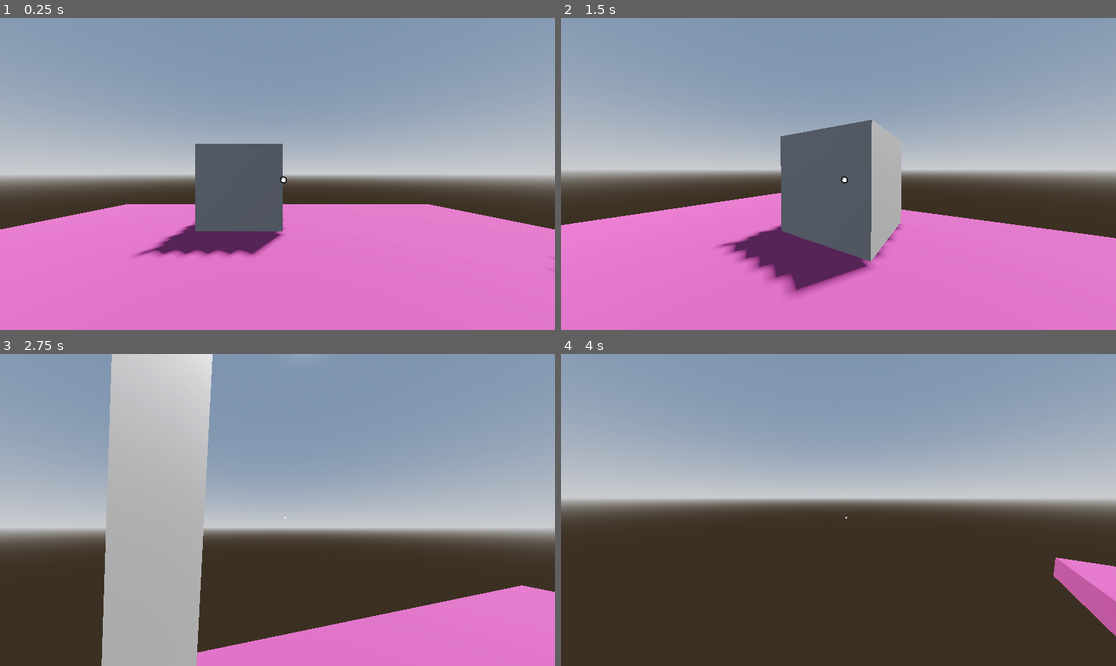
Above: before the commit, frames 1-4 (two rows, left to right).
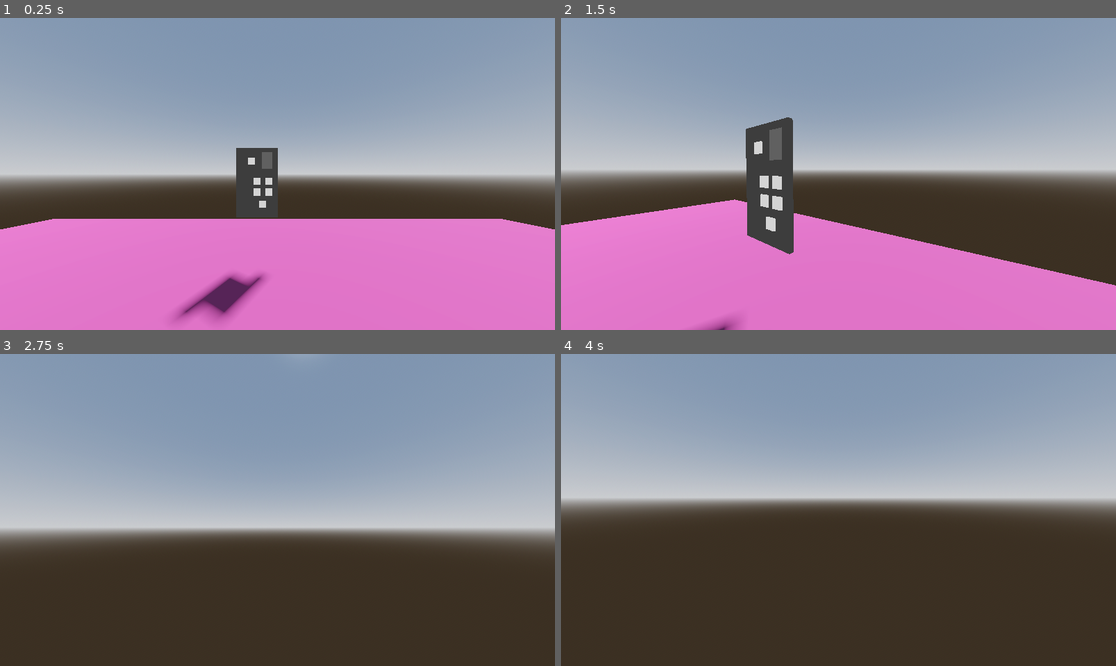
Above: after the commit, the same moments.

Repository: Floorban/Jam-with-Tatti
Game: Godot game, scene res://game/level/player_test_ground.tscn
Two runs of this game, one before a commit and one after it. Both use one fixed random seed, a clock stepped at 60 frames per second and the inputs below.
Inputs (mouse positions are in pixels of both pictures, inside the frame that each line leads up to):
- Up to frame 1 (0.25 s): no input
- Up to frame 2 (1.5 s): tap Enter at 0.5 s; move the mouse to (866, 174) at 0.52 s; press the mouse at (866, 174) at 0.53 s; hold W (forward) from 0.53 s (still down); right-click (866, 174) at 0.8 s; move the mouse to (810, 174) at 1.27 s; release the mouse at (810, 174) at 1.28 s; right-click (810, 174) at 1.35 s
- Up to frame 3 (2.75 s): keep holding W (forward); click (249, 510) at 1.55 s; move the mouse to (288, 503) at 2.02 s; press the mouse at (288, 503) at 2.03 s; right-click (288, 503) at 2.3 s
- Up to frame 4 (4 s): keep holding W (forward); move the mouse to (832, 516) at 2.77 s; release the mouse at (832, 516) at 2.78 s; right-click (832, 516) at 2.85 s; click (832, 516) at 3.05 s; tap Space at 3.5 s; move the mouse to (877, 513) at 3.52 s; press the mouse at (877, 513) at 3.53 s; right-click (877, 513) at 3.8 s

The runs differ from the first frame. In frame 1, 9.5% of the frame differs, in the area x 10-90%, y 40-97%; in frame 2, 17%; in frame 3, 26%, in the area x 18-100%, y 0-100%; in frame 4, 1.6%.

Commit message:
elevator

Diff:
--- /dev/null
+++ b/game/elevator/elevator_button.gd
@@ -0,0 +1,13 @@
+class_name ElavatorButton extends Area3D
+
+# Called when the node enters the scene tree for the first time.
+func _ready() -> void:
+	pass # Replace with function body.
+
+
+# Called every frame. 'delta' is the elapsed time since the previous frame.
+func _process(delta: float) -> void:
+	pass
+
+func on_pressed() -> void:
+	print("pp")
--- /dev/null
+++ b/game/elevator/elevator_controller.gd
@@ -0,0 +1,46 @@
+class_name ElevatorController extends StaticBody3D
+
+const PANEL_PHYSICS_LAYER = 3
+
+@onready var interaction_component: InteractionComponent = $InteractionComponent
+@onready var elevator_camera: Camera3D = $ElevatorCamera
+
+var player: Player
+var controlling := false
+
+func _ready() -> void:
+	interaction_component.interact = Callable(self, "_on_open")
+
+func _on_open(interactor: Player) -> void:
+	if controlling:
+		return
+	player = interactor
+	set_elevator_control_state(true)
+
+func set_elevator_control_state(controlled) -> void:
+	controlling = controlled
+	player.set_player_input(controlled)
+	if controlled: CameraTransition.transition_camera3D(player.camera_controller.player_camera, elevator_camera, 0.4)
+	else: CameraTransition.transition_camera3D(elevator_camera, player.camera_controller.player_camera, 0.2)
+
+func _process(delta: float) -> void:
+	if controlling and player.get_movement_dir() != Vector3.ZERO:
+		set_elevator_control_state(false)
+
+func _physics_process(_delta: float) -> void:
+	if not controlling:
+		return
+	var cam := get_viewport().get_camera_3d()
+	var mouse_pos := get_viewport().get_mouse_position()
+	var ray_start : Vector3 = cam.project_ray_origin(mouse_pos)
+	var dir : Vector3 = cam.project_ray_normal(mouse_pos)
+
+	var space_state = get_world_3d().direct_space_state
+	var p := PhysicsRayQueryParameters3D.create(ray_start, ray_start + dir * 10)
+	p.collision_mask = 1 << PANEL_PHYSICS_LAYER - 1
+	var result := space_state.intersect_ray(p)
+	if result:
+		var btn : ElavatorButton = result.collider
+		if btn: btn.on_pressed()
+		#var col : CollisionShape3D = collider.get_node_or_null("CollisionShape")
+		#ghost_mesh.global_transform = col.global_transform
--- /dev/null
+++ b/game/elevator/elevator_controller.tscn
@@ -0,0 +1,65 @@
+[gd_scene format=3 uid="uid://c8b2srshfhg3u"]
+
+[ext_resource type="PackedScene" uid="uid://cgilbk03wnwbc" path="res://game/interaction/InteractionComponent.tscn" id="1_msh32"]
+[ext_resource type="Script" uid="uid://cqvdgwr643m0k" path="res://game/elevator/elevator_controller.gd" id="1_ycwdn"]
+[ext_resource type="PackedScene" uid="uid://brtlmi4u6clvv" path="res://game/elevator/panel_button.tscn" id="3_02lqp"]
+
+[sub_resource type="StandardMaterial3D" id="StandardMaterial3D_02lqp"]
+shading_mode = 0
+albedo_color = Color(0.20413154, 0.20413157, 0.20413154, 1)
+
+[sub_resource type="BoxMesh" id="BoxMesh_0gx44"]
+material = SubResource("StandardMaterial3D_02lqp")
+size = Vector3(0.3, 0.5, 0.02)
+
+[sub_resource type="BoxShape3D" id="BoxShape3D_ycwdn"]
+size = Vector3(0.3, 0.5, 0.02)
+
+[sub_resource type="ViewportTexture" id="ViewportTexture_02lqp"]
+viewport_path = NodePath("SubViewport")
+
+[node name="ElevatorController" type="StaticBody3D" unique_id=418184877]
+collision_layer = 2
+collision_mask = 0
+script = ExtResource("1_ycwdn")
+
+[node name="MeshInstance3D" type="MeshInstance3D" parent="." unique_id=1376852725]
+mesh = SubResource("BoxMesh_0gx44")
+
+[node name="CollisionShape3D" type="CollisionShape3D" parent="." unique_id=2136225685]
+shape = SubResource("BoxShape3D_ycwdn")
+
+[node name="InteractionComponent" parent="." unique_id=194650918 instance=ExtResource("1_msh32")]
+
+[node name="ElevatorCamera" type="Camera3D" parent="." unique_id=272235360]
+transform = Transform3D(1, 0, 0, 0, 1, 0, 0, 0, 1, 0, 0.0066376626, 0.13645685)
+fov = 120.0
+
+[node name="Screen" type="Sprite3D" parent="." unique_id=1646434819]
+transform = Transform3D(1, 0, 0, 0, 1, 0, 0, 0, 1, 0.07319195, 0.15920421, 0.010028303)
+texture = SubResource("ViewportTexture_02lqp")
+
+[node name="SubViewport" type="SubViewport" parent="." unique_id=1002214222]
+size = Vector2i(8, 12)
+
+[node name="FloorButtons" type="Node3D" parent="." unique_id=1169897637]
+
+[node name="PanelButton1" parent="FloorButtons" unique_id=910825982 instance=ExtResource("3_02lqp")]
+transform = Transform3D(1, 0, 0, 0, 1, 0, 0, 0, 1, 0.0010016635, -0.06706669, 0.013151169)
+
+[node name="PanelButton2" parent="FloorButtons" unique_id=1292482782 instance=ExtResource("3_02lqp")]
+transform = Transform3D(1, 0, 0, 0, 1, 0, 0, 0, 1, 0.08642519, -0.06706669, 0.013151169)
+
+[node name="PanelButton3" parent="FloorButtons" unique_id=1696228605 instance=ExtResource("3_02lqp")]
+transform = Transform3D(1, 0, 0, 0, 1, 0, 0, 0, 1, 0.0010016635, 0.012037396, 0.013151169)
+
+[node name="PanelButton4" parent="FloorButtons" unique_id=51510330 instance=ExtResource("3_02lqp")]
+transform = Transform3D(1, 0, 0, 0, 1, 0, 0, 0, 1, 0.08642519, 0.012037396, 0.013151169)
+
+[node name="ActionButtons" type="Node3D" parent="." unique_id=1657357019]
+
+[node name="PanelButton1" parent="ActionButtons" unique_id=1739280143 instance=ExtResource("3_02lqp")]
+transform = Transform3D(1, 0, 0, 0, 1, 0, 0, 0, 1, -0.038784675, 0.15414539, 0.013151169)
+
+[node name="PanelButton2" parent="ActionButtons" unique_id=1556346262 instance=ExtResource("3_02lqp")]
+transform = Transform3D(1, 0, 0, 0, 1, 0, 0, 0, 1, 0.04186452, -0.15618816, 0.013151169)
--- /dev/null
+++ b/game/elevator/panel_button.tscn
@@ -0,0 +1,27 @@
+[gd_scene format=3 uid="uid://brtlmi4u6clvv"]
+
+[ext_resource type="Script" uid="uid://5dkyn15j3t72" path="res://game/elevator/elevator_button.gd" id="1_ylqwl"]
+
+[sub_resource type="StandardMaterial3D" id="StandardMaterial3D_r8kow"]
+shading_mode = 0
+diffuse_mode = 3
+specular_mode = 1
+albedo_color = Color(0.70894563, 0.70894563, 0.7089456, 1)
+
+[sub_resource type="BoxMesh" id="BoxMesh_r8kow"]
+material = SubResource("StandardMaterial3D_r8kow")
+size = Vector3(0.05, 0.05, 0.01)
+
+[sub_resource type="BoxShape3D" id="BoxShape3D_r8kow"]
+size = Vector3(0.05, 0.05, 0.01)
+
+[node name="PanelButton" type="Area3D" unique_id=910825982]
+collision_layer = 4
+collision_mask = 0
+script = ExtResource("1_ylqwl")
+
+[node name="MeshInstance3D" type="MeshInstance3D" parent="." unique_id=720800730]
+mesh = SubResource("BoxMesh_r8kow")
+
+[node name="CollisionShape3D" type="CollisionShape3D" parent="." unique_id=1965359733]
+shape = SubResource("BoxShape3D_r8kow")
--- /dev/null
+++ b/game/global/CameraTransition.tscn
@@ -0,0 +1,8 @@
+[gd_scene format=3 uid="uid://0tvbdeg7j8ge"]
+
+[ext_resource type="Script" uid="uid://dfv6cit0skski" path="res://game/global/camera_transition.gd" id="1_cphbx"]
+
+[node name="CameraTransition" type="Node" unique_id=1350702576]
+script = ExtResource("1_cphbx")
+
+[node name="Camera3D" type="Camera3D" parent="." unique_id=1351054594]
--- /dev/null
+++ b/game/global/camera_transition.gd
@@ -0,0 +1,57 @@
+extends Node
+
+@onready var camera3D: Camera3D = $Camera3D
+@onready var tween: Tween
+
+var transition_time := 0.0
+var transition_duration := 1.0
+
+var from_camera: Camera3D
+var to_camera: Camera3D
+var transitioning: bool = false
+
+func _ready() -> void:
+	camera3D.current = false
+
+func _process(delta: float) -> void:
+	if transitioning:
+		transition_time += delta
+		var t : float = clamp(transition_time / transition_duration, 0.0, 1.0)
+		t = ease(t, 0.5)  # Optional easing
+		# Interpolate position and rotation
+		var from_transform := from_camera.global_transform
+		var to_transform := to_camera.global_transform
+		var interpolated_origin := from_transform.origin.lerp(to_transform.origin, t)
+		var interpolated_basis := from_transform.basis.slerp(to_transform.basis, t)
+		camera3D.global_transform = Transform3D(interpolated_basis, interpolated_origin)
+		# Interpolate FOV
+		camera3D.fov = lerp(from_camera.fov, to_camera.fov, t)
+		if t >= 1.0:
+			# Transition complete
+			transitioning = false
+			camera3D.current = false
+			to_camera.current = true
+
+func switch_camera(from, to) -> void:
+	from.current = false
+	to.current = true
+
+func transition_camera3D(from: Camera3D, to: Camera3D, duration: float = 1.0) -> void:
+	if transitioning:
+		return
+
+	# Store reference to both cameras
+	from_camera = from
+	to_camera = to
+	transition_duration = duration
+	transition_time = 0.0
+
+	# Initialize transition camera
+	camera3D.fov = from.fov
+	camera3D.cull_mask = from.cull_mask
+	camera3D.global_transform = from.global_transform
+	camera3D.current = true
+	to.current = false
+	from.current = false
+
+	transitioning = true
--- a/game/interaction/interactables/interactable_test_obj.tscn
+++ /dev/null
@@ -1,20 +0,0 @@
-[gd_scene format=3 uid="uid://c8b2srshfhg3u"]
-
-[ext_resource type="PackedScene" uid="uid://cgilbk03wnwbc" path="res://game/interaction/InteractionComponent.tscn" id="1_msh32"]
-
-[sub_resource type="BoxMesh" id="BoxMesh_0gx44"]
-
-[sub_resource type="BoxShape3D" id="BoxShape3D_msh32"]
-
-[node name="InteractableTestObj" type="StaticBody3D" unique_id=418184877]
-collision_layer = 2
-collision_mask = 2
-
-[node name="MeshInstance3D" type="MeshInstance3D" parent="." unique_id=1376852725]
-mesh = SubResource("BoxMesh_0gx44")
-
-[node name="CollisionShape3D" type="CollisionShape3D" parent="." unique_id=822883878]
-shape = SubResource("BoxShape3D_msh32")
-
-[node name="InteractionComponent" parent="." unique_id=194650918 node_paths=PackedStringArray("object_ref") instance=ExtResource("1_msh32")]
-object_ref = NodePath("..")
--- a/game/interaction/interaction_component.gd
+++ b/game/interaction/interaction_component.gd
@@ -1,33 +1,39 @@
 class_name InteractionComponent extends Node
+
+enum InteractionType {
+	CLICK,   # press once
+	HOLD,    # hold to interact
+}
 
 @onready var player : Player = get_tree().get_first_node_in_group("player") as Player
 
-@export var object_ref: Node3D
-@export var nodes_to_affect: Array[Node]
-
+@export var interact_type : InteractionType = InteractionType.CLICK
 var can_interact: bool = false
 var is_interacting: bool = false
+@export var interact_duration := 1.0
 
-## Runs once, when the player FIRST clicks on an object to interact with
-func preInteract(_hand: Marker3D, _target: Node = null) -> void:
-	is_interacting = true
-	print("aa")
+var interact: Callable = func(_interactor : Player):
+	pass
 
-## Run every frame while the player is interacting with this object
-func interact() -> void:
-	if not can_interact:
-		return
+### Runs once, when the player FIRST clicks on an object to interact with
+#func preInteract(_hand: Marker3D, _target: Node = null) -> void:
+	#is_interacting = true
 
-## Runs once, when the player LAST interacts with an object
-func postInteract() -> void:
-	player.interaction_controller.current_object = null
-	is_interacting = false
-	Input.mouse_mode = Input.MOUSE_MODE_CAPTURED
+### Run every frame while the player is interacting with this object
+#func ongoingInteract() -> void:
+	#if not can_interact:
+		#return
 
-## Alternate interaction using secondary button
-func auxInteract() -> void:
-	if not can_interact:
-		return
+### Runs once, when the player LAST interacts with an object
+#func postInteract() -> void:
+	#player.interaction_controller.current_object = null
+	#is_interacting = false
+	#Input.mouse_mode = Input.MOUSE_MODE_CAPTURED
+
+### Alternate interaction using secondary button
+#func auxInteract() -> void:
+	#if not can_interact:
+		#return
 
 ## when the controller detect the obj before interact
 func interact_hint() -> void:
@@ -36,9 +42,3 @@
 ## when the controller leaves
 func disable_interact_hint() -> void:
 	can_interact = false
-
-## Iterates over a list of nodes that can be interacted with and executes their respective logic
-func notify_nodes(percentage: float, primary: bool = true) -> void:
-	for node in nodes_to_affect:
-		if node and node.has_method("execute"):
-			node.call("execute", percentage, primary)
--- a/game/interaction/interaction_controller.gd
+++ b/game/interaction/interaction_controller.gd
@@ -19,43 +19,15 @@
 func _process(_delta: float) -> void:
 	if not can_interact: return
 	# If on the previous frame, keep interacting with it
-	if current_object:
-		if interaction_component:
-			perform_interactions(interaction_component)
-		else:
-			stop_interactions()
+	if current_object and not interaction_component:
+		stop_interactions()
 	else:
 		check_potential_interactables()
-
-func perform_interactions(target: InteractionComponent) -> void:
-	if player.head.global_transform.origin.distance_to(current_object.global_transform.origin) > 3.0:
-		interaction_component.postInteract()
-		_unfocus()
-		return
-	if Input.is_action_just_pressed("secondary"):
-		target.auxInteract()
-		stop_interactions()
-	elif Input.is_action_pressed("primary"):
-		target.interact()
-	else:
-		target.postInteract()
-		if not interaction_component:
-			stop_interactions()
 
 func stop_interactions() -> void:
 	if current_object: # and not interaction_component is InteractionHolddable
 		current_object = null
 	_unfocus()
-
-func call_target_interact(target: InteractionComponent) ->  void:
-	pass
-	#if interaction_component is InteractionHolddable:
-		#interaction_component.preInteract(chest, current_object)
-	#else:
-		#interaction_component.preInteract(hand, current_object)
-	#
-	#if interaction_component is InteractionCollectable:
-		#interaction_component.connect("item_collected", Callable(self, "_on_item_collected"))
 
 func check_potential_interactables() -> void:
 	var potential_object: Object = interaction_raycast.get_collider()
@@ -80,7 +52,9 @@
 			_focus()
 			if Input.is_action_just_pressed("primary"):
 				current_object = potential_object
-				call_target_interact(interaction_component)
+				match interaction_component.interact_type:
+					InteractionComponent.InteractionType.CLICK:
+						interaction_component.interact.call(player)
 		else:
 			stop_interactions()
 	else:
--- a/game/level/player_test_ground.tscn
+++ b/game/level/player_test_ground.tscn
@@ -1,7 +1,7 @@
 [gd_scene format=3 uid="uid://b7njr4atax4ax"]
 
 [ext_resource type="PackedScene" uid="uid://b12fhqld0phdm" path="res://game/player/player.tscn" id="1_p2jlr"]
-[ext_resource type="PackedScene" uid="uid://c8b2srshfhg3u" path="res://game/interaction/interactables/interactable_test_obj.tscn" id="2_neiuf"]
+[ext_resource type="PackedScene" uid="uid://c8b2srshfhg3u" path="res://game/elevator/elevator_controller.tscn" id="2_neiuf"]
 
 [sub_resource type="ProceduralSkyMaterial" id="ProceduralSkyMaterial_3sdid"]
 sky_horizon_color = Color(0.66224277, 0.6717428, 0.6867428, 1)
@@ -33,6 +33,7 @@
 size = Vector3(6.9072266, 0.21850586, 7.1467285)
 
 [node name="Player" parent="." unique_id=207230869 instance=ExtResource("1_p2jlr")]
+transform = Transform3D(1, 0, 0, 0, 1, 0, 0, 0, 1, 0, 0, -1.1551623)
 
 [node name="CSGBox3D2" type="CSGBox3D" parent="." unique_id=1725996332]
 transform = Transform3D(1, 0, 0, 0, 1, 0, 0, 0, 1, -1.2241359, 0.7922697, 0)
@@ -47,4 +48,4 @@
 size = Vector3(0.21118164, 1.050293, 0.56933594)
 
 [node name="InteractableTestObj" parent="." unique_id=418184877 instance=ExtResource("2_neiuf")]
-transform = Transform3D(1, 0, 0, 0, 1, 0, 0, 0, 1, -0.4423704, 0.64364815, -2.2925844)
+transform = Transform3D(1, 0, 0, 0, 1, 0, 0, 0, 1, -0.14864612, 0.73698413, -2.2925844)
--- a/game/player/camera_controller.gd
+++ b/game/player/camera_controller.gd
@@ -3,6 +3,7 @@
 @export var player_controller: Player
 
 @export_category("Camera Settings")
+var can_control := true
 @onready var player_camera: Camera3D = %PlayerCamera
 @export var normal_sensitivity: float = 0.01
 @onready var current_sensitivity: float = normal_sensitivity
@@ -27,7 +28,7 @@
 	if Input.is_action_just_pressed("esc"):
 		Input.mouse_mode = Input.MOUSE_MODE_VISIBLE if Input.get_mouse_mode() == Input.MOUSE_MODE_CAPTURED else Input.MOUSE_MODE_CAPTURED
 
-	if event is InputEventMouseMotion:
+	if can_control and event is InputEventMouseMotion:
 		mouse_input.x += -event.screen_relative.x * current_sensitivity
 		mouse_input.y += -event.screen_relative.y * current_sensitivity
 
--- a/game/player/player.gd
+++ b/game/player/player.gd
@@ -2,6 +2,7 @@
 
 @onready var head: Node3D = %Head
 @onready var interaction_controller: InteractionController = %InteractionController
+@onready var camera_controller: CameraController = $Head/CameraController
 
 @export_category("Movement")
 @export var walking_speed: float = 2.0
@@ -15,6 +16,11 @@
 var input_dir: Vector2 = Vector2.ZERO
 var direction: Vector3 = Vector3.ZERO
 var lerp_speed: float = 4.0
+
+func set_player_input(stop: bool) -> void:
+	can_move = !stop
+	interaction_controller.can_interact = !stop
+	camera_controller.can_control = !stop
 
 func get_movement_dir() -> Vector3:
 	input_dir = Input.get_vector("left", "right", "forward", "backward")
--- a/game/player/player.tscn
+++ b/game/player/player.tscn
@@ -20,7 +20,7 @@
 
 [node name="InteractionRay" type="RayCast3D" parent="Head/CameraController" unique_id=2136369775]
 unique_name_in_owner = true
-target_position = Vector3(0, 0, -2)
+target_position = Vector3(0, 0, -0.5)
 collision_mask = 2
 
 [node name="Hand" type="Marker3D" parent="Head" unique_id=21955999]
--- a/project.godot
+++ b/project.godot
@@ -14,6 +14,10 @@
 run/main_scene="uid://b7njr4atax4ax"
 config/features=PackedStringArray("4.6", "Forward Plus")
 config/icon="res://sprites/icon.svg"
+
+[autoload]
+
+CameraTransition="*uid://0tvbdeg7j8ge"
 
 [input]
 
@@ -63,6 +67,12 @@
 ]
 }
 
+[layer_names]
+
+3d_physics/layer_1="world"
+3d_physics/layer_2="interaction"
+3d_physics/layer_3="panel_interaction"
+
 [physics]
 
 common/physics_jitter_fix=0.0
Not shown, added: game/elevator/elevator_button.gd.uid
Not shown, added: game/elevator/elevator_controller.gd.uid
Not shown, added: game/global/camera_transition.gd.uid
